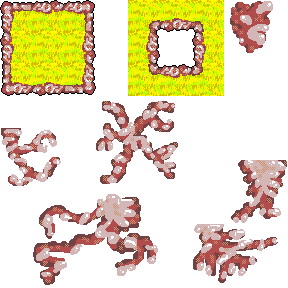
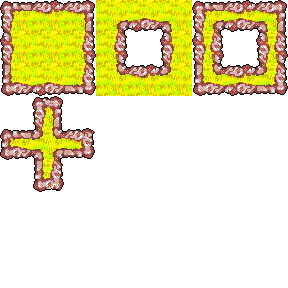
Before/after of a 288×288 layered artwork. What changed in the layer stack:
removed layer "Paint Layer 1" over bbox(32, 0, 256, 128)
removed layer "Background" over bbox(0, 0, 288, 285)
added layer "Background Merged" above "Paint Layer 3" over bbox(0, 0, 288, 285)
